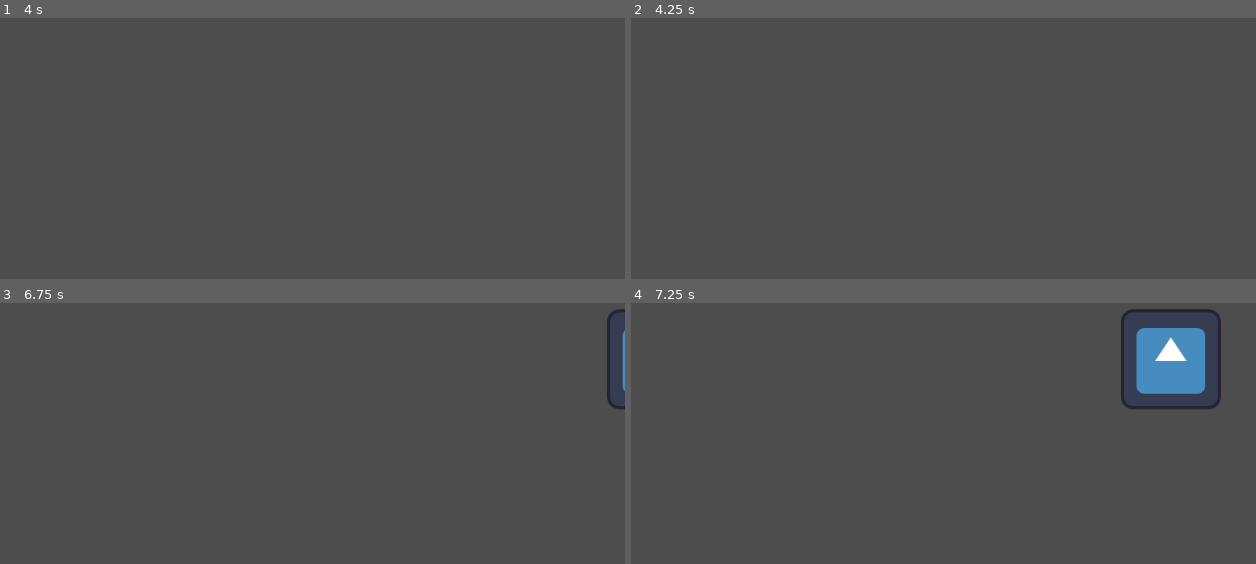
Above: before the commit, frames 1-4 (two rows, left to right).
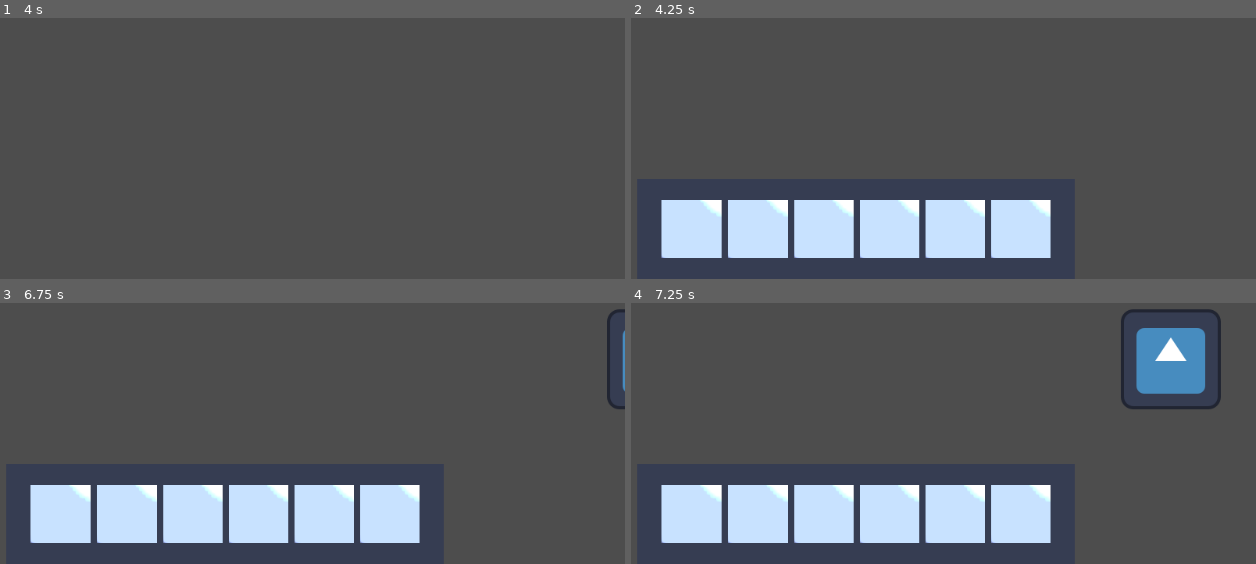
Above: after the commit, the same moments.

Repository: jj-k-droid/game-off-25
Game: Godot game, scene res://assets/scenes/main.tscn
The game is run twice, just before and just after one commit, with the same random seed, the same clock (stepped at 60 frames per second) and the same inputs. The engine's default icon, where the game draws it, is replaced by a stand-in: a white triangle on a blue panel in a dark square.
Inputs:
- Up to frame 1 (4 s): tap Enter (ui_accept) at 0.5, 0.77, 1.52, 3.02, 3.77 s; hold E (interact) 0.53-1.28 s; hold Right (moveRight) 0.53-2.03 s; tap E (interact) at 1.35, 2.85 s; hold Left (moveLeft) 2.03-2.78 s; hold E (interact) 2.03-2.78 s; hold Right (moveRight) from 2.78 s (still down); hold E (interact) from 3.53 s (still down)
- Up to frame 2 (4.25 s): keep holding Right (moveRight); keep holding E (interact); tap Q (openInventory, bound only after the commit) at 4.15 s
- Up to frame 3 (6.75 s): release Right (moveRight) at 4.28 s; release E (interact) at 4.28 s; hold Left (moveLeft) 4.28-5.03 s; tap E (interact) at 4.35, 5.85 s; tap Enter (ui_accept) at 4.52, 5, 5.75, 6.02, 6.5 s; hold Right (moveRight) 5.03-5.78 s; hold E (interact) 5.03-5.78 s; hold Left (moveLeft) from 5.78 s (still down); hold E (interact) from 6.53 s (still down)
- Up to frame 4 (7.25 s): keep holding Left (moveLeft); keep holding E (interact); tap Enter (ui_accept) at 6.77 s

Frame 1 is identical in both runs. In frame 2, 13% of the frame differs, in the area x 4-68%, y 69-92%; in frame 3, 13%; in frame 4, 13%.

Commit message:
started working on inventory

Diff:
--- /dev/null
+++ b/assets/resources/playerInventory.tres
@@ -0,0 +1,10 @@
+[gd_resource type="Resource" script_class="inventory" load_steps=4 format=3 uid="uid://df673v843i5pi"]
+
+[ext_resource type="Script" uid="uid://b7b6n8fh708n3" path="res://assets/scripts/inventoryItem.gd" id="1_vjwm5"]
+[ext_resource type="Resource" uid="uid://c35r3tsj8jany" path="res://assets/resources/scrapWood.tres" id="2_0xdlj"]
+[ext_resource type="Script" uid="uid://tm4u4lyv0d1l" path="res://assets/scripts/inventory.gd" id="2_v52fw"]
+
+[resource]
+script = ExtResource("2_v52fw")
+items = Array[ExtResource("1_vjwm5")]([ExtResource("2_0xdlj"), null, null, null, null, null])
+metadata/_custom_type_script = "uid://tm4u4lyv0d1l"
--- /dev/null
+++ b/assets/resources/scrapWood.tres
@@ -0,0 +1,10 @@
+[gd_resource type="Resource" script_class="inventoryItem" load_steps=3 format=3 uid="uid://c35r3tsj8jany"]
+
+[ext_resource type="Script" uid="uid://b7b6n8fh708n3" path="res://assets/scripts/inventoryItem.gd" id="1_eeohy"]
+[ext_resource type="Texture2D" uid="uid://bokfml2dktapl" path="res://icon.svg" id="2_wbjhc"]
+
+[resource]
+script = ExtResource("1_eeohy")
+name = "scrap wood"
+texture = ExtResource("2_wbjhc")
+metadata/_custom_type_script = "uid://b7b6n8fh708n3"
--- a/assets/scenes/main.tscn
+++ b/assets/scenes/main.tscn
@@ -1,7 +1,8 @@
-[gd_scene load_steps=4 format=3 uid="uid://bvrop0la1xrq6"]
+[gd_scene load_steps=5 format=3 uid="uid://bvrop0la1xrq6"]
 
 [ext_resource type="PackedScene" uid="uid://bay25ebfl4cip" path="res://assets/scenes/player.tscn" id="1_kpi06"]
 [ext_resource type="PackedScene" uid="uid://cehr3qpb0jh2r" path="res://assets/systems/interactionArea.tscn" id="2_kpi06"]
+[ext_resource type="PackedScene" uid="uid://d05dljiewwhw6" path="res://assets/systems/inventoryUi.tscn" id="3_dfgan"]
 
 [sub_resource type="RectangleShape2D" id="RectangleShape2D_kpi06"]
 size = Vector2(154.5, 101.5)
@@ -13,7 +14,20 @@
 
 [node name="interactionArea" parent="." instance=ExtResource("2_kpi06")]
 position = Vector2(300, 242)
+action_name = "pick up :)"
 
 [node name="CollisionShape2D" type="CollisionShape2D" parent="interactionArea"]
 shape = SubResource("RectangleShape2D_kpi06")
 metadata/_edit_lock_ = true
+
+[node name="Control" type="Control" parent="."]
+layout_mode = 3
+anchors_preset = 0
+offset_right = 1024.0
+offset_bottom = 768.0
+grow_horizontal = 2
+grow_vertical = 2
+metadata/_edit_use_anchors_ = true
+
+[node name="inventoryUI" parent="Control" instance=ExtResource("3_dfgan")]
+layout_mode = 1
--- a/assets/scenes/player.tscn
+++ b/assets/scenes/player.tscn
@@ -1,6 +1,7 @@
-[gd_scene load_steps=4 format=3 uid="uid://bay25ebfl4cip"]
+[gd_scene load_steps=5 format=3 uid="uid://bay25ebfl4cip"]
 
 [ext_resource type="Script" uid="uid://bdi8puwjlp3ux" path="res://assets/scripts/player.gd" id="1_s027a"]
+[ext_resource type="Resource" uid="uid://df673v843i5pi" path="res://assets/resources/playerInventory.tres" id="2_4wcc8"]
 [ext_resource type="Texture2D" uid="uid://bokfml2dktapl" path="res://icon.svg" id="2_14505"]
 
 [sub_resource type="CapsuleShape2D" id="CapsuleShape2D_4wcc8"]
@@ -10,6 +11,7 @@
 [node name="player" type="CharacterBody2D" groups=["player"]]
 motion_mode = 1
 script = ExtResource("1_s027a")
+inventory = ExtResource("2_4wcc8")
 
 [node name="Sprite2D" type="Sprite2D" parent="."]
 texture = ExtResource("2_14505")
--- /dev/null
+++ b/assets/scripts/inventory.gd
@@ -0,0 +1,4 @@
+extends Resource
+class_name inventory
+
+@export var items: Array[inventoryItem]
--- /dev/null
+++ b/assets/scripts/inventoryItem.gd
@@ -0,0 +1,5 @@
+extends Resource
+class_name  inventoryItem
+
+@export var name: String = ""
+@export var texture: Texture2D
--- /dev/null
+++ b/assets/scripts/inventoryUI.gd
@@ -0,0 +1,23 @@
+extends Control
+
+var is_open: bool = false
+
+func _ready() -> void:
+	close()
+
+func _process(_delta: float) -> void:
+	if Input.is_action_just_pressed("openInventory"):
+		if is_open:
+			close()
+		else:
+			open()
+
+func open() -> void:
+	print_debug("inventory opened")
+	visible = true
+	is_open = true
+
+func close():
+	print_debug("inventory closed")
+	visible = false
+	is_open = false
--- a/assets/scripts/player.gd
+++ b/assets/scripts/player.gd
@@ -1,8 +1,8 @@
 extends CharacterBody2D
-class_name player
 
 const SPEED = 300.0
 const JUMP_VELOCITY = -400.0
+@export var inventory: inventory
 
 
 func _physics_process(_delta: float) -> void:
--- /dev/null
+++ b/assets/systems/inventorySlot.tscn
@@ -0,0 +1,25 @@
+[gd_scene load_steps=2 format=3 uid="uid://33plyn4lhdy2"]
+
+[ext_resource type="Texture2D" uid="uid://bokfml2dktapl" path="res://icon.svg" id="1_ajqxo"]
+
+[node name="Panel" type="Panel"]
+self_modulate = Color(0, 0, 0, 0)
+clip_contents = true
+custom_minimum_size = Vector2(16, 16)
+offset_right = 128.0
+offset_bottom = 128.0
+
+[node name="NinePatchRect" type="NinePatchRect" parent="."]
+self_modulate = Color(3.6991873, 3.6991873, 3.577318, 1)
+layout_mode = 1
+anchors_preset = 15
+anchor_right = 1.0
+anchor_bottom = 1.0
+grow_horizontal = 2
+grow_vertical = 2
+texture = ExtResource("1_ajqxo")
+region_rect = Rect2(6.7250633, 102.0515, 22.187687, 19.826553)
+patch_margin_left = 2
+patch_margin_top = 2
+patch_margin_right = 2
+patch_margin_bottom = 2
--- /dev/null
+++ b/assets/systems/inventoryUi.tscn
@@ -0,0 +1,96 @@
+[gd_scene load_steps=4 format=3 uid="uid://d05dljiewwhw6"]
+
+[ext_resource type="Script" uid="uid://cqik22aosmdg2" path="res://assets/scripts/inventoryUI.gd" id="1_sj6ju"]
+[ext_resource type="Texture2D" uid="uid://bokfml2dktapl" path="res://icon.svg" id="2_ldvcn"]
+[ext_resource type="PackedScene" uid="uid://33plyn4lhdy2" path="res://assets/systems/inventorySlot.tscn" id="3_ldvcn"]
+
+[node name="inventoryUI" type="Control"]
+layout_mode = 3
+anchors_preset = 15
+anchor_right = 1.0
+anchor_bottom = 1.0
+grow_horizontal = 2
+grow_vertical = 2
+size_flags_horizontal = 0
+script = ExtResource("1_sj6ju")
+
+[node name="ColorRect" type="ColorRect" parent="."]
+visible = false
+layout_mode = 1
+anchors_preset = 7
+anchor_left = 0.5
+anchor_top = 1.0
+anchor_right = 0.5
+anchor_bottom = 1.0
+offset_left = -280.0
+offset_top = -128.0
+offset_right = 280.0
+grow_horizontal = 2
+grow_vertical = 0
+
+[node name="NinePatchRect" type="NinePatchRect" parent="."]
+layout_mode = 1
+anchors_preset = 7
+anchor_left = 0.5
+anchor_top = 1.0
+anchor_right = 0.5
+anchor_bottom = 1.0
+offset_left = -280.0
+offset_top = -128.0
+offset_right = 280.0
+grow_horizontal = 2
+grow_vertical = 0
+texture = ExtResource("2_ldvcn")
+region_rect = Rect2(33.126312, 112.0639, 12.968269, 11.040543)
+patch_margin_left = 1
+patch_margin_top = 1
+patch_margin_right = 1
+patch_margin_bottom = 1
+axis_stretch_horizontal = 2
+axis_stretch_vertical = 2
+
+[node name="GridContainer" type="GridContainer" parent="NinePatchRect"]
+layout_mode = 1
+anchors_preset = 8
+anchor_left = 0.5
+anchor_top = 0.5
+anchor_right = 0.5
+anchor_bottom = 0.5
+offset_left = -249.0
+offset_top = -37.0
+offset_right = 249.0
+offset_bottom = 37.0
+grow_horizontal = 2
+grow_vertical = 2
+theme_override_constants/h_separation = 8
+columns = 6
+
+[node name="Panel" parent="NinePatchRect/GridContainer" instance=ExtResource("3_ldvcn")]
+layout_mode = 2
+size_flags_horizontal = 3
+size_flags_vertical = 3
+
+[node name="Panel2" parent="NinePatchRect/GridContainer" instance=ExtResource("3_ldvcn")]
+layout_mode = 2
+size_flags_horizontal = 3
+size_flags_vertical = 3
+
+[node name="Panel3" parent="NinePatchRect/GridContainer" instance=ExtResource("3_ldvcn")]
+layout_mode = 2
+size_flags_horizontal = 3
+size_flags_vertical = 3
+
+[node name="Panel4" parent="NinePatchRect/GridContainer" instance=ExtResource("3_ldvcn")]
+layout_mode = 2
+size_flags_horizontal = 3
+size_flags_vertical = 3
+
+[node name="Panel5" parent="NinePatchRect/GridContainer" instance=ExtResource("3_ldvcn")]
+layout_mode = 2
+size_flags_horizontal = 3
+size_flags_vertical = 3
+
+[node name="Panel6" parent="NinePatchRect/GridContainer" instance=ExtResource("3_ldvcn")]
+layout_mode = 2
+size_flags_horizontal = 3
+size_flags_vertical = 3
--- a/project.godot
+++ b/project.godot
@@ -24,6 +24,7 @@
 window/size/viewport_width=1024
 window/size/viewport_height=768
 window/stretch/mode="canvas_items"
+window/stretch/aspect="ignore"
 window/stretch/scale_mode="integer"
 
 [editor]
@@ -75,6 +76,11 @@
 "events": [Object(InputEventKey,"resource_local_to_scene":false,"resource_name":"","device":-1,"window_id":0,"alt_press …(192 unchanged characters)…
 ]
 }
+openInventory={
+"deadzone": 0.2,
+"events": [Object(InputEventKey,"resource_local_to_scene":false,"resource_name":"","device":-1,"window_id":0,"alt_pressed":false,"shift_pressed":false,"ctrl_pressed":false,"meta_pressed":false,"pressed":false,"keycode":0,"physical_keycode":81,"key_label":0,"unicode":113,"location":0,"echo":false,"script":null)
+]
+}
 
 [rendering]
 
Not shown, added: assets/scripts/inventory.gd.uid
Not shown, added: assets/scripts/inventoryItem.gd.uid
Not shown, added: assets/scripts/inventoryUI.gd.uid
